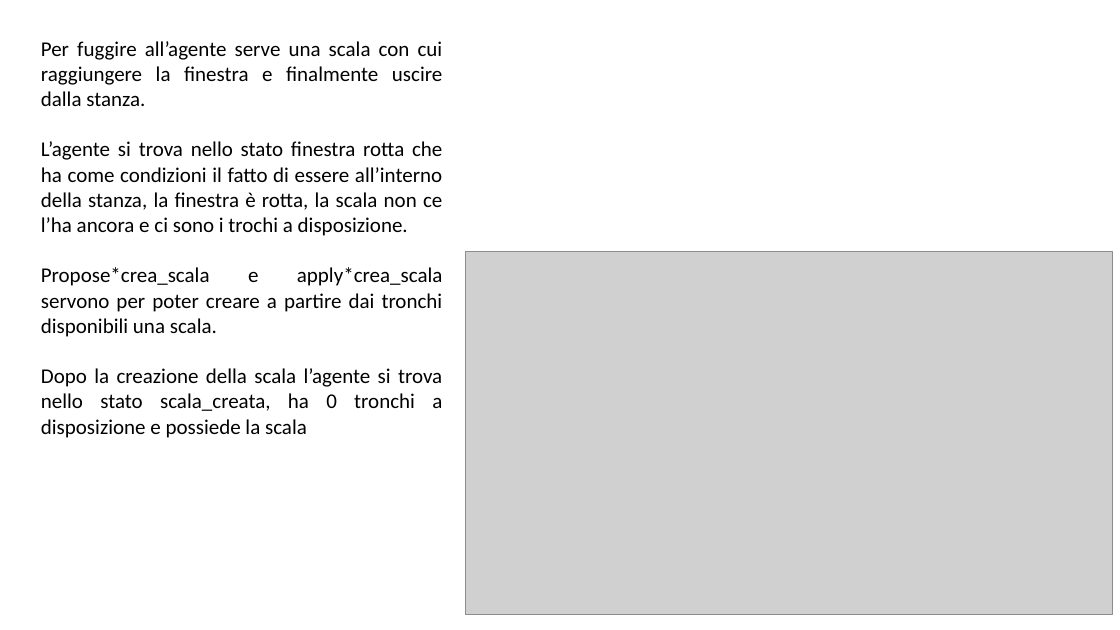
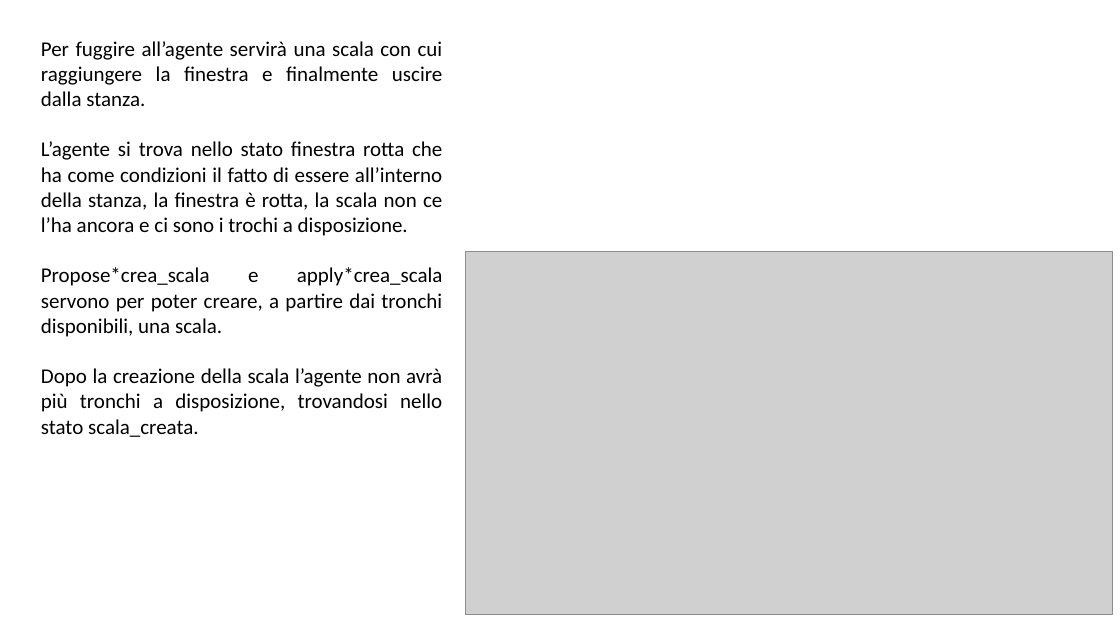
Before and after one commit to giargiapower/prolog-clingo-clips-soar, a slide deck: slide 8 of Presentazioni/Presentazione_soar.pptx. Drawn at 1120x630 pixels with LibreOffice and Linux fonts; fonts in the diff are those of the drawing; grey boxes stand for pictures. Boxes give left, top, right and bottom in pixels: in the first picture for what was removed or moved away, otherwise in the second. Text is boxed around its words. In the diff, an @@ line names an element or a change of style, - is before the commit and + after.

```diff
--- a/Presentazioni/Presentazione_soar.pptx
+++ b/Presentazioni/Presentazione_soar.pptx
@@ text at (x1=41, y1=41, x2=443, y2=106): text changed @@
-Per fuggire all’agente serve una scala con cui raggiungere la finestra e finalmente uscire dalla stanza.
+Per fuggire all’agente servirà una scala con cui raggiungere la finestra e finalmente uscire dalla stanza.
@@ text at (x1=41, y1=267, x2=443, y2=437): text changed @@
-Propose*crea_scala e apply*crea_scala servono per poter creare a partire dai tronchi disponibili una scala.
-Dopo la creazione della scala l’agente si trova nello stato scala_creata, ha 0 tronchi a disposizione e possiede la scala
+Propose*crea_scala e apply*crea_scala servono per poter creare, a partire dai tronchi disponibili, una scala.
+Dopo la creazione della scala l’agente non avrà più tronchi a disposizione, trovandosi nello stato scala_creata.
```
Also in this commit, not shown: 7 other slides changed.
